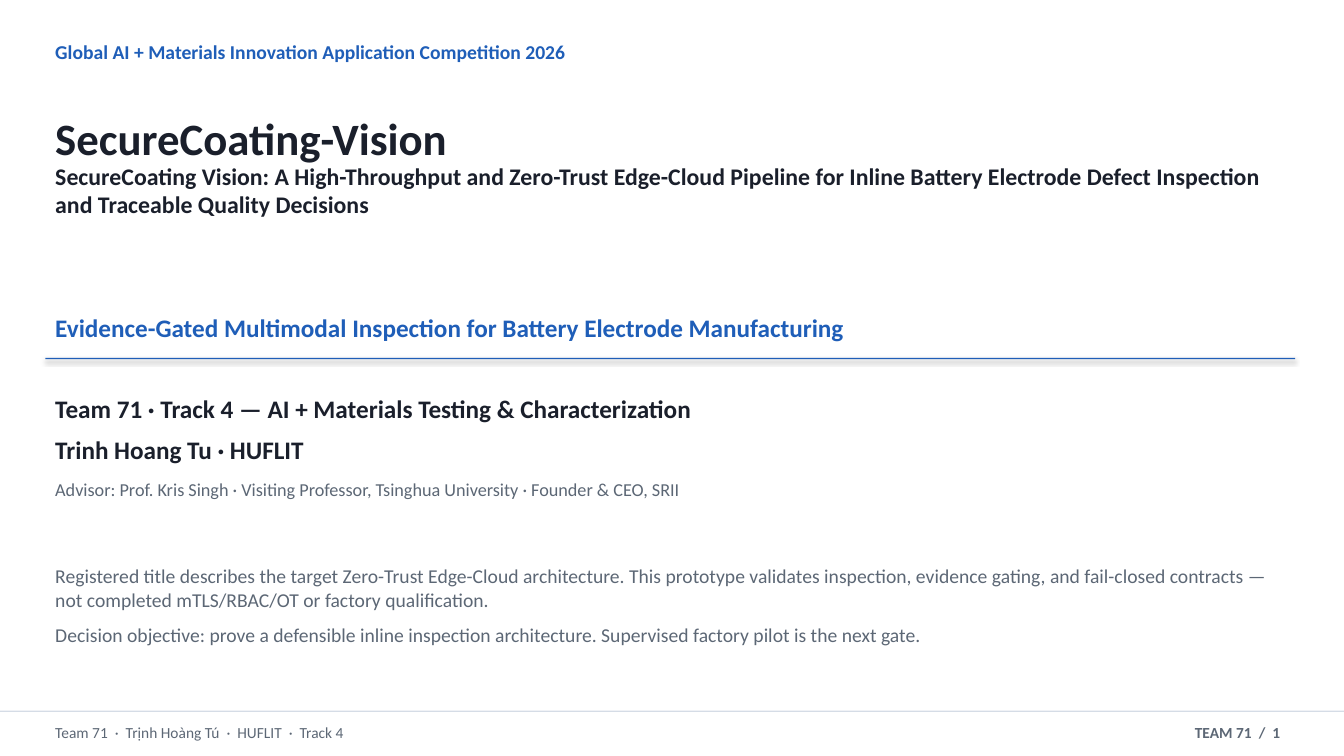
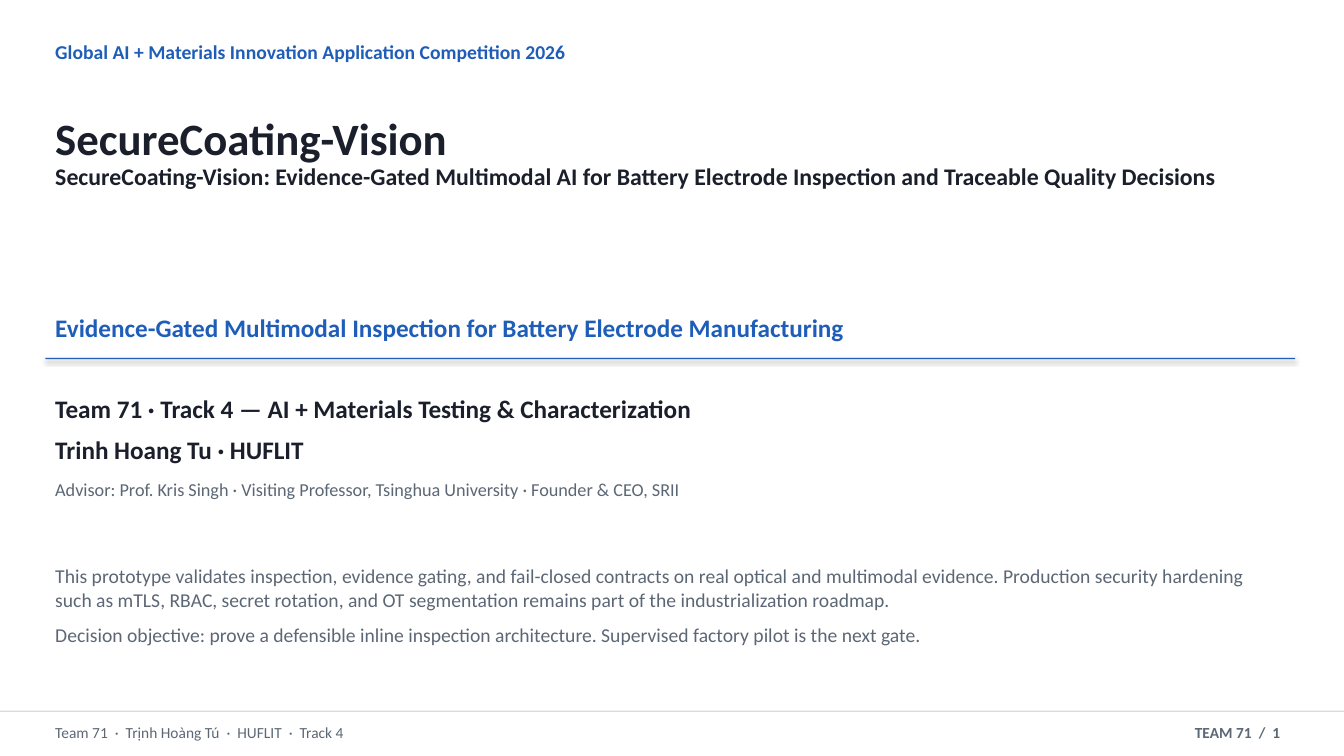
Before and after one commit to thtcsec/securecoating-vision, a slide deck: slide 1 of SecureCoating-Vision_Final_Defense_6min.pptx. Drawn at 1344x756 pixels with LibreOffice and Linux fonts; fonts in the diff are those of the drawing. Boxes give left, top, right and bottom in pixels: in the first picture for what was removed or moved away, otherwise in the second. Text is boxed around its words. In the diff, an @@ line names an element or a change of style, - is before the commit and + after.

```diff
--- a/SecureCoating-Vision_Final_Defense_6min.pptx
+++ b/SecureCoating-Vision_Final_Defense_6min.pptx
@@ text at (55,168,1215,189): text changed @@
-SecureCoating Vision: A High-Throughput and Zero-Trust Edge-Cloud Pipeline for Inline Battery Electrode Defect Inspection and Traceable Quality Decisions
+SecureCoating-Vision: Evidence-Gated Multimodal AI for Battery Electrode Inspection and Traceable Quality Decisions
@@ text at (55,569,1243,611): text changed @@
-Registered title describes the target Zero-Trust Edge-Cloud architecture. This prototype validates inspection, evidence gating, and fail-closed contracts — not completed mTLS/RBAC/OT or factory qualification.
+This prototype validates inspection, evidence gating, and fail-closed contracts on real optical and multimodal evidence. Production security hardening such as mTLS, RBAC, secret rotation, and OT segmentation remains part of the industrialization roadmap.
```
Also in this commit, not shown: 1 other slide changed, 21 other files.
